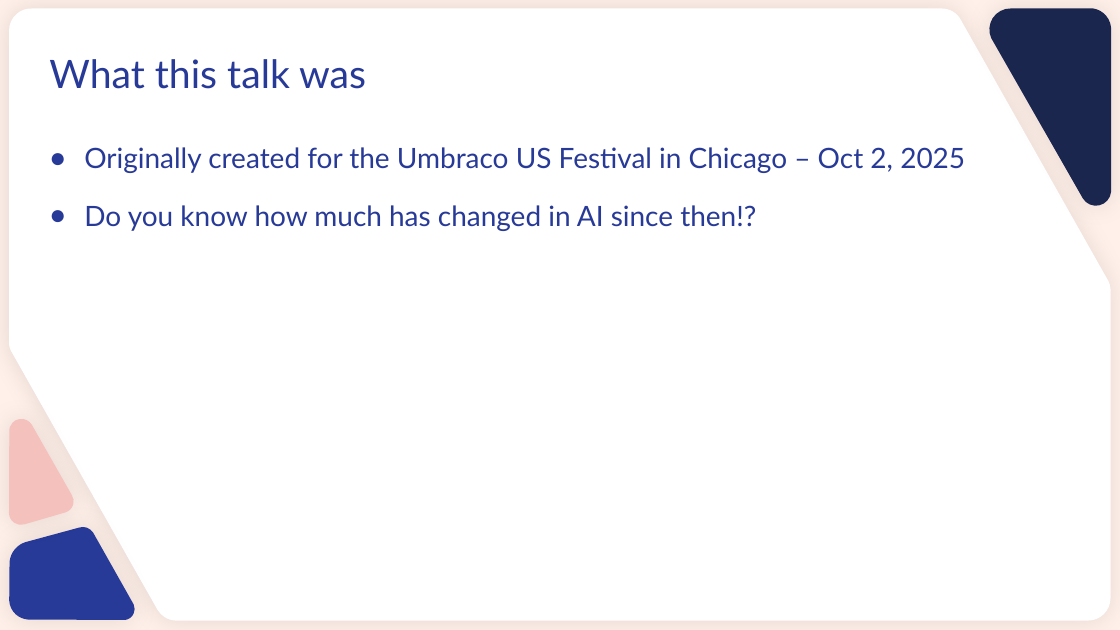
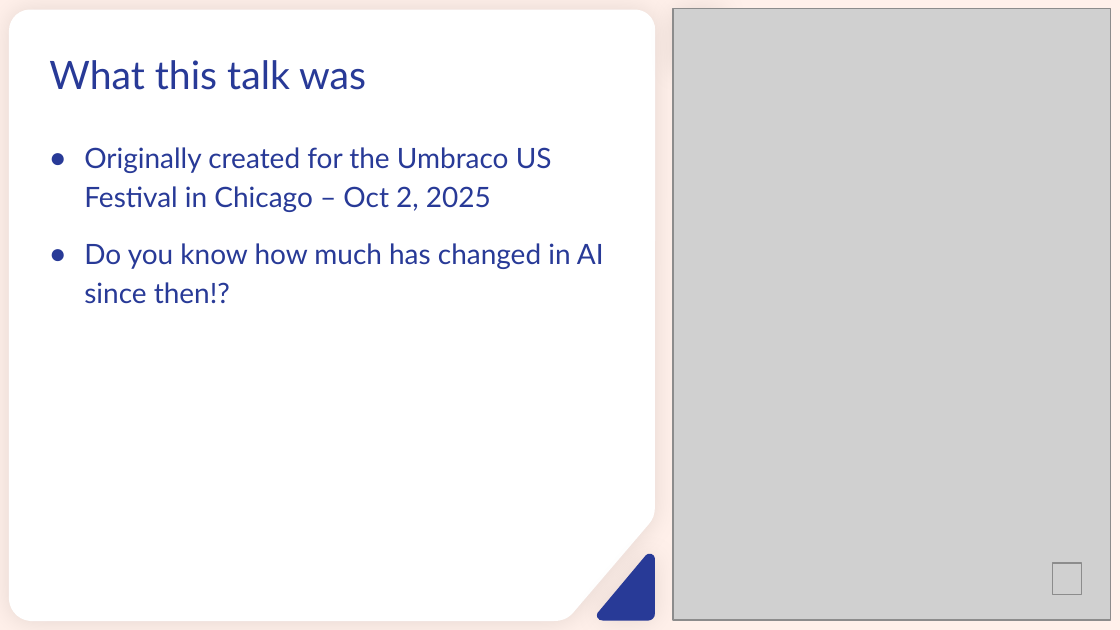
Before and after one commit to Shazwazza/UmbracoAI, a slide deck: slide 4 of Umbraco Codegarden 2026 Slides Template.pptx (slide 2 before the commit). Drawn at 1120x630 pixels with LibreOffice and Linux fonts; fonts in the diff are those of the drawing; grey boxes stand for pictures; background and template pictures are left out. Boxes give left, top, right and bottom in pixels: in the first picture for what was removed or moved away, otherwise in the second. Text is boxed around its words. In the diff, an @@ line names an element or a change of style, - is before the commit and + after.

```diff
--- a/Umbraco Codegarden 2026 Slides Template.pptx
+++ b/Umbraco Codegarden 2026 Slides Template.pptx
@@ freeform shape at [9,10,655,622]: rotation 180 to 0 degrees; outline redrawn @@
@@ freeform shape added at [673,9,727,74], fill #F5C1BC @@
@@ picture added at [673,9,1111,620] @@
@@ freeform shape removed at [989,9,1111,206] @@
@@ text "Originally created for the Umbraco ..." rewrapped from [84,147,965,231] to [84,147,604,303] @@
@@ freeform shape removed at [9,419,74,525] @@
@@ freeform shape removed at [9,528,134,620] @@
@@ freeform shape added at [597,553,655,620], fill #283A97 @@
@@ picture added at [1052,563,1082,595] @@
```
Also in this commit, not shown: 4 other slides changed, 23 slides added, 7 slides removed.
